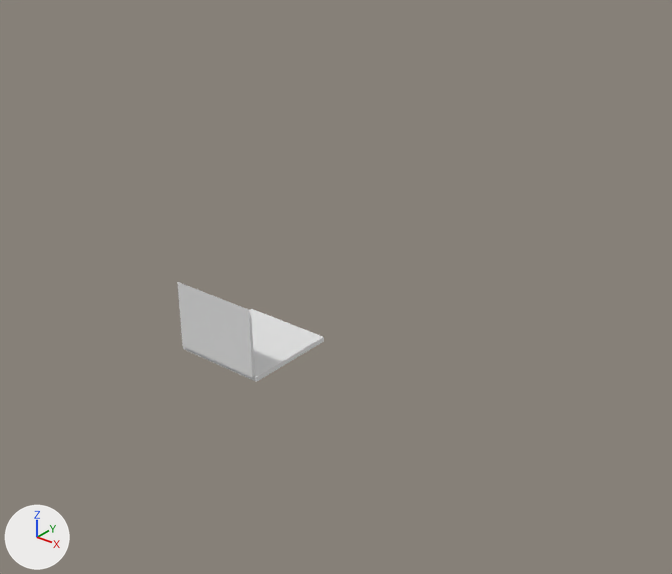
Renders of the Blender file src/commonMain/resources/StairLift.blend from each side of a commit.
Camera for both pictures: a camera (50 mm lens) standing at (7.85, -10.64, 5.65) and looking at (0.39, -1.31, -0.14). Arrows for +X, +Y and +Z are at lower left; the lights stay in place.

Objects in the first picture: 'Base', 'Side flap'.
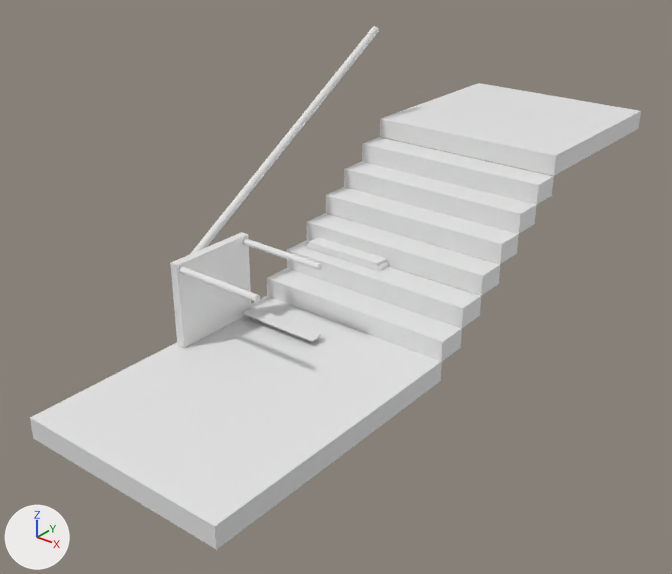
The newer file is also turned or shifted as a whole; pictures and numbers use the older file's frame.

Boxes (x1, y1, x2, y2) around the edits, measured in the pictures (672 x 574 px):
'Cube', added
    after: (30, 296, 442, 550)
'Cube.007', added
    after: (380, 83, 641, 176)
'Cube.001', added
    after: (266, 268, 462, 362)
'Cube.004', added
    after: (326, 187, 519, 264)
'Internals', added
    after: (170, 232, 251, 348)
'Cube.003', added
    after: (306, 213, 500, 296)
'Cube.002', added
    after: (287, 240, 481, 328)
'Cube.005', added
    after: (344, 162, 536, 234)
'Cube.006', added
    after: (362, 137, 554, 205)
'Side flap', reshaped (69% shorter)
    before: (177, 282, 254, 377)
    after: (309, 237, 387, 266)
'Barrier', added
    after: (190, 26, 379, 254)
'Higher flap', added
    after: (242, 307, 322, 342)
'Cylinder', added
    after: (179, 266, 260, 302)
'Cylinder.001', added
    after: (243, 238, 322, 270)
'Base', unchanged, covered by the edit
    before: (183, 309, 324, 382)
    after: (307, 221, 423, 271)

Diff of the bpy script that builds the scene:
```diff
--- a/src/commonMain/resources/StairLift.blend.py
+++ b/src/commonMain/resources/StairLift.blend.py
@@ me_cube_001 @@
 me_cube_001.from_pydata(...)  # 8 vertices, 6 faces; spans x -2.06..-0.06, y 0.03..2.03, z -2.01..-0.01
 # used by ob_side_flap; parent = ob_liftempty; location = (0.68, -0.678, 0.035); scale = (0.644, -0.0198, -0.484)
-me_cube_001.vertices[0].co = (-2.06, 0.03, -1.7)
-me_cube_001.vertices[1].co = (-2.06, 0.03, -0.01)
-me_cube_001.vertices[2].co = (-2.06, 2.03, -2.01)  # pixel (177, 281)
-me_cube_001.vertices[3].co = (-2.06, 2.03, -0.01)  # pixel (182, 346)
-me_cube_001.vertices[4].co = (-0.06, 0.03, -1.7)  # pixel (251, 319)
-me_cube_001.vertices[5].co = (-0.06, 0.03, -0.01)  # pixel (254, 375)
-me_cube_001.vertices[6].co = (-0.06, 2.03, -2.01)  # pixel (249, 309)
-me_cube_001.vertices[7].co = (-0.06, 2.03, -0.01)  # pixel (252, 377)
+# me_cube_001 part 1
+me_cube_001.vertices[0].co = (-2.06, -10.67, 0.0)  # pixel (196, 339)
+me_cube_001.vertices[1].co = (-2.06, -0.03, 0.0)  # pixel (184, 345)
+me_cube_001.vertices[2].co = (-2.06, -12.58, -0.08)  # pixel (198, 335)
+me_cube_001.vertices[3].co = (-2.06, -0.03, -0.08)  # pixel (184, 342)
+me_cube_001.vertices[4].co = (-0.06, -10.67, 0.0)  # pixel (265, 369)
+me_cube_001.vertices[5].co = (-0.06, -0.03, 0.0)  # pixel (254, 376)
+me_cube_001.vertices[6].co = (-0.06, -12.58, -0.08)
+me_cube_001.vertices[7].co = (-0.06, -0.03, -0.08)
@@ ob_cube_007 @@
+ob_cube_007 = bpy.data.objects.new('Cube.007', me_cube_013)  # a box spanning x -1.0..1.0, y -1.0..1.0, z -1.0..1.0
+ob_cube_007.location = (0.68, 2.99, 1.34)
+ob_cube_007.scale = (1.57, 1.55, 0.151)
@@ ob_cube_006 @@
+ob_cube_006 = bpy.data.objects.new('Cube.006', me_cube_013.copy())
+ob_cube_006.location = (0.68, 1.2, 1.02)
+ob_cube_006.scale = (1.57, 0.237, 0.151)
@@ ob_cube_005 @@
+ob_cube_005 = bpy.data.objects.new('Cube.005', me_cube_013.copy())
+ob_cube_005.location = (0.68, 0.73, 0.73)
+ob_cube_005.scale = (1.57, 0.237, 0.151)
@@ ob_cube_004 @@
+ob_cube_004 = bpy.data.objects.new('Cube.004', me_cube_013.copy())
+ob_cube_004.location = (0.68, 0.26, 0.42)
+ob_cube_004.scale = (1.57, 0.237, 0.151)
@@ ob_cube_003 @@
+ob_cube_003 = bpy.data.objects.new('Cube.003', me_cube_013.copy())
+ob_cube_003.location = (0.68, -0.21, 0.12)
+ob_cube_003.scale = (1.57, 0.237, 0.151)
@@ ob_cube_002 @@
+ob_cube_002 = bpy.data.objects.new('Cube.002', me_cube_013.copy())
+ob_cube_002.location = (0.68, -0.68, -0.19)
+ob_cube_002.scale = (1.57, 0.237, 0.151)
@@ ob_cube_001 @@
+ob_cube_001 = bpy.data.objects.new('Cube.001', me_cube_013.copy())
+ob_cube_001.location = (0.68, -1.16, -0.5)
+ob_cube_001.scale = (1.57, 0.237, 0.151)
@@ ob_cube @@
+ob_cube = bpy.data.objects.new('Cube', me_cube_013.copy())
+ob_cube.location = (0.68, -3.49, -0.8)
+ob_cube.rotation_euler = (0.0, -3.142, 0.0)  # degrees (0, -180, 0)
+ob_cube.scale = (-1.57, -2.1, -0.151)
@@ ob_barrier @@
+ob_barrier = bpy.data.objects.new('Barrier', me_cylinder_002)  # a 32-sided cylinder along z spanning x -1.0..1.0, y -1.0..1.0, z -1.0..1.0
+ob_barrier.location = (-1.19, -0.45, 1.58)
+ob_barrier.rotation_euler = (1.032, 0.0, 3.142)  # degrees (59, 0, 180)
+ob_barrier.scale = (0.0614, 0.0614, 2.48)
@@ ob_cylinder_001 @@
+ob_cylinder_001 = bpy.data.objects.new('Cylinder.001', me_cylinder_002.copy())
+ob_cylinder_001.location = (-0.01, -2.01, 0.51)
+ob_cylinder_001.rotation_euler = (-1.571, 0.0, 1.571)  # degrees (-90, 0, 90)
+ob_cylinder_001.scale = (0.0461, 0.0461, 0.691)
@@ ob_cylinder @@
+ob_cylinder = bpy.data.objects.new('Cylinder', me_cylinder_002.copy())
+ob_cylinder.location = (-0.01, -3.22, 0.51)
+ob_cylinder.rotation_euler = (-1.571, 0.0, 1.571)  # degrees (-90, 0, 90)
+ob_cylinder.scale = (0.0461, 0.0461, 0.691)
@@ ob_internals @@
+ob_internals = bpy.data.objects.new('Internals', me_cube_013.copy())
+ob_internals.location = (-0.75, -2.62, -0.02)
+ob_internals.scale = (0.0648, 0.67, 0.62)
@@ ob_higher_flap @@
+ob_higher_flap = bpy.data.objects.new('Higher flap', me_cube_001.copy())  # the mesh of ob_side_flap
+ob_higher_flap.location = (0.68, -1.94, -0.57)
+ob_higher_flap.rotation_euler = (-1.571, 0.0, 3.142)  # degrees (-90, 0, 180)
+ob_higher_flap.scale = (-0.644, -0.0198, -0.124)
```
